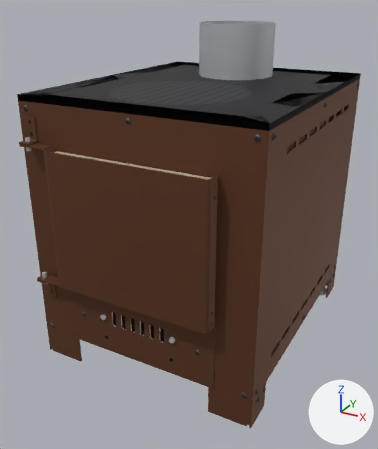
One commit to the glTF model design-review/tizon/model.glb: the scene before it, then after it.
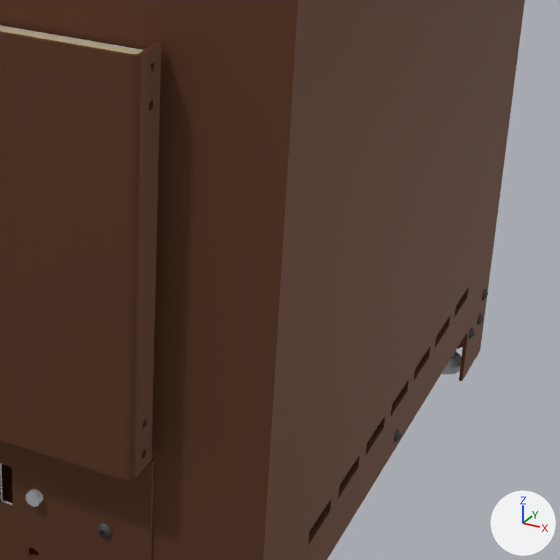
Each version appears first whole from a 50 mm lens placed at (450.0, -896.0, 633.0), pointed at (-5.0, -69.0, 220.0), and next in a close-up on the part from 42% to 96% of the width and 36% to 81% of the height. Every picture has the same lights, and +X, +Y and +Z are marked at lower right. The last two pictures show the newer version. Where no turn or scale is listed for an object, it has been applied to the vertices.

The first close-up shows 'b11', 'b219', 'b223', 'b242', 'b5' and 11 more.
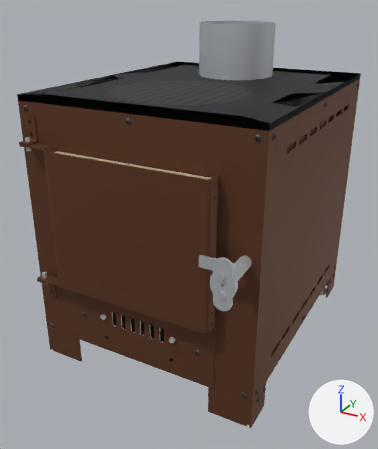
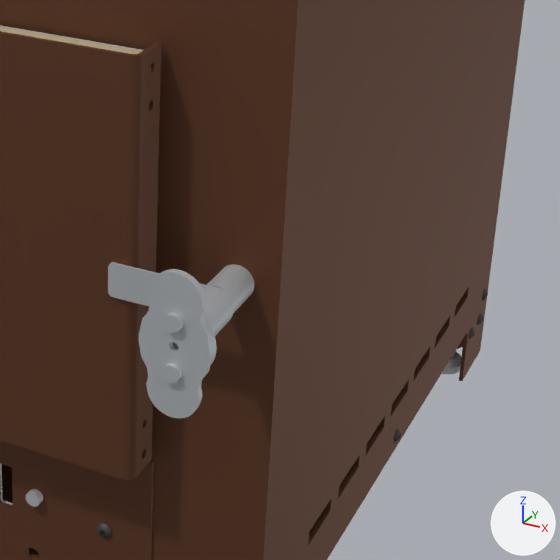
Pixel boxes [x1, y1, x2, y2] of what changed, in the close-ups (560 x 560 px):
'b371', added: after [139, 269, 213, 418]
'b365', added: after [108, 262, 234, 311]
'b363', added: after [207, 264, 254, 313]
'b367', added: after [173, 286, 233, 347]
'b381', added: after [163, 313, 183, 333]
'b383', added: after [162, 363, 182, 383]
'b369', added (mostly hidden): after [205, 320, 217, 364]
'b373', added (mostly hidden): after [173, 342, 178, 348]

The edits, one by one:
Mesh me_iso_7380_1_m5x8_a4_70 is new.
It has 66 vertices, 128 faces and spans x -0.88..0.88, y -1.0..1.0, z -0.88..0.88.
It uses material mat_rostfritt_304 (light grey #c8ccd0).
Mesh me_iso_7379_8_x_35_m6_a4 is new.
It has 64 vertices, 124 faces and spans x -6.5..6.5, y -25.8..25.8, z -6.4..6.4.
It uses material mat_rostfritt_304 (light grey #c8ccd0).
Mesh me_vred_grepp is new.
It has 326 vertices, 660 faces and spans x -19.0..19.0, y -2.0..2.0, z -40.0..40.0.
It uses material mat_rostfritt_304 (light grey #c8ccd0).
Mesh me_vred_bricka is new.
It has 288 vertices, 584 faces and spans x -19.0..19.0, y -2.0..2.0, z -19.0..19.0.
It uses material mat_rostfritt_304 (light grey #c8ccd0).
Mesh me_vred_nav is new.
It has 182 vertices, 364 faces and spans x -11.0..11.0, y -19.5..19.5, z -11.0..11.0.
It uses material mat_rostfritt_304 (light grey #c8ccd0).
Mesh me_vred_hake is new.
It has 159 vertices, 322 faces and spans x -35.4..35.4, y -1.5..1.5, z -10.0..10.0.
It uses material mat_rostfritt_304 (light grey #c8ccd0).
Mesh me_vred_hylsa is new.
It has 314 vertices, 624 faces and spans x -10.0..10.0, y -13.5..13.5, z -10.0..10.0.
It uses material mat_rostfritt_304 (light grey #c8ccd0).
Object 'b383' (ob_b383) is new; it shows me_iso_7380_1_m5x8_a4_70.
Its parent is ob_o382.
Its location is (0.0324, 2.625, 0.0).
Its scale is (5.38, 5.38, 5.38).
Object 'o382' (ob_o382) is new.
Its parent is ob_o361.
Its location is (0.0, 14.0, -77.0).
Its rotation in degrees is (90, 0, -90).
Object 'o361' (ob_o361) is new.
Its parent is ob_o0.
Its location is (195.8, -278.0, -264.0).
Object 'b381' (ob_b381) is new; it shows me_iso_7380_1_m5x8_a4_70.
Its parent is ob_o380.
Its location is (0.0324, 2.625, 0.0).
Its scale is (5.38, 5.38, 5.38).
Object 'o380' (ob_o380) is new.
Its parent is ob_o361.
Its location is (0.0, -14.0, -77.0).
Its rotation in degrees is (90, 0, -90).
Object 'b373' (ob_b373) is new; it shows me_iso_7379_8_x_35_m6_a4.
Its location is (195.8, -305.8, 278.1).
Object 'b371' (ob_b371) is new; it shows me_vred_grepp.
Its location is (195.8, -339.0, 278.0).
Object 'b369' (ob_b369) is new; it shows me_vred_bricka.
Its location is (195.8, -335.0, 278.0).
Object 'b367' (ob_b367) is new; it shows me_vred_nav.
Its location is (195.8, -313.5, 278.0).
Object 'b365' (ob_b365) is new; it shows me_vred_hake.
Its location is (170.4, -292.5, 278.0).
Object 'b363' (ob_b363) is new; it shows me_vred_hylsa.
Its location is (195.7, -277.5, 278.0).
